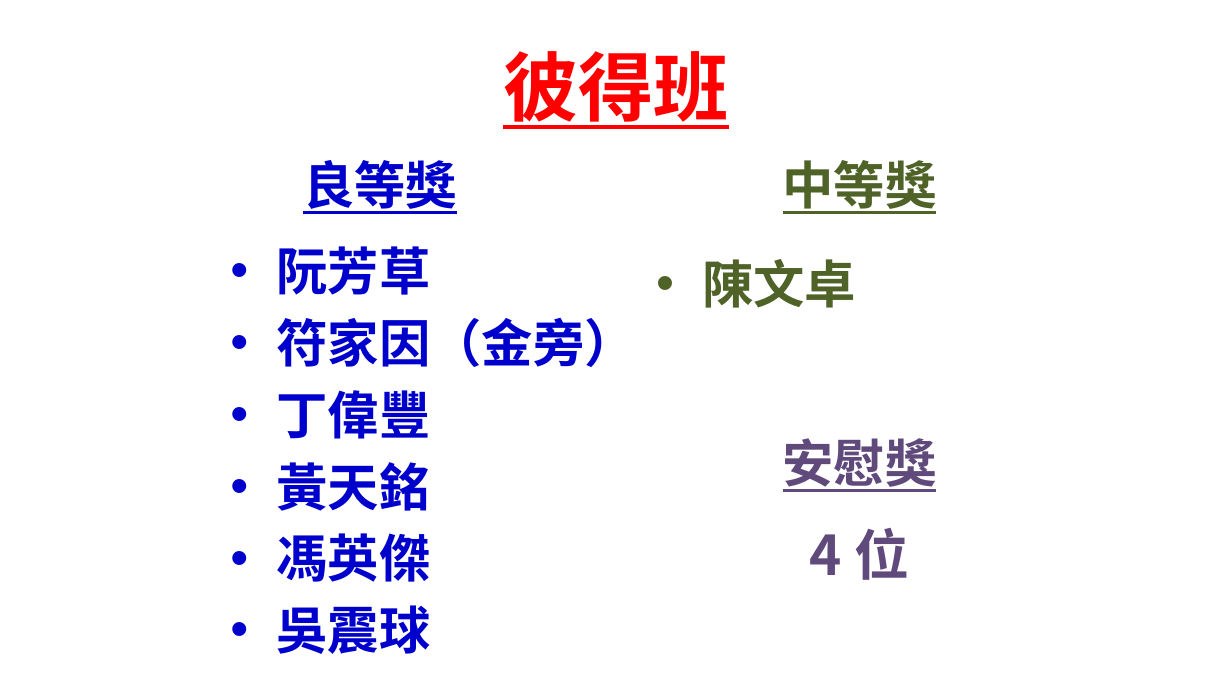
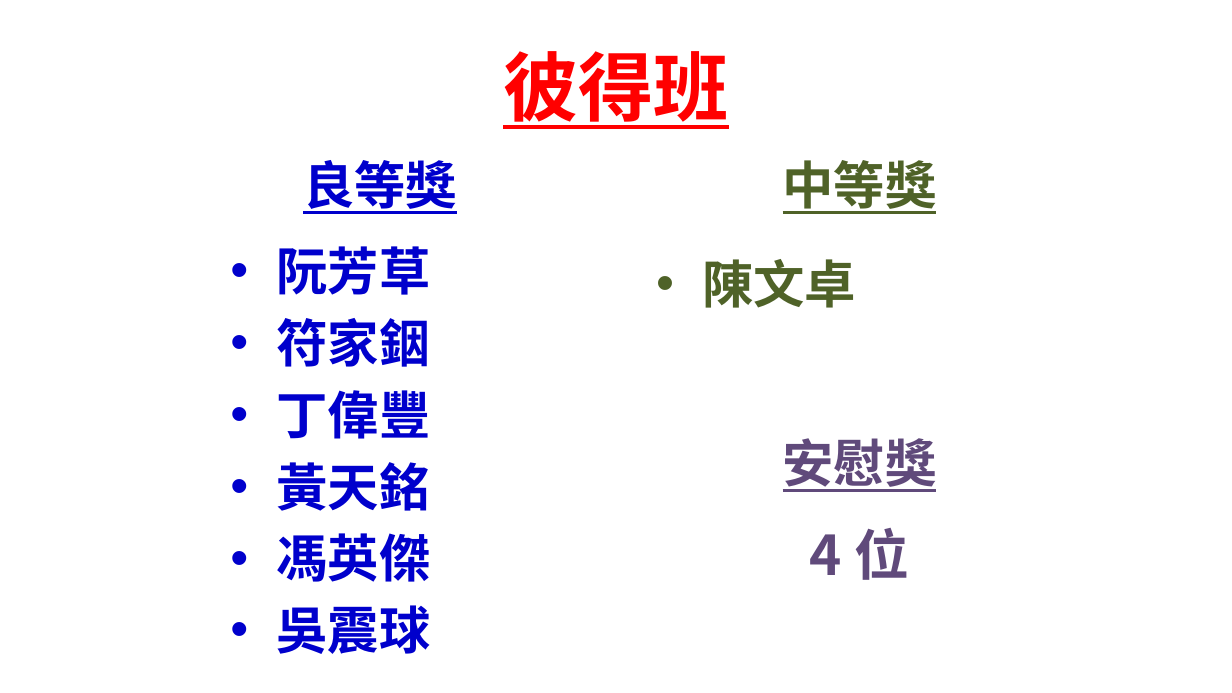
Before and after one commit to batisuoc/bible-school, a slide deck: slide 7 of 2022年主日學結業禮頒獎.pptx (slide 2 before the commit). Drawn at 1232x693 pixels with LibreOffice and Linux fonts; fonts in the diff are those of the drawing; background and template pictures are left out. Boxes give left, top, right and bottom in pixels: in the first picture for what was removed or moved away, otherwise in the second. Text is boxed around its words. In the diff, an @@ line names an element or a change of style, - is before the commit and + after.

```diff
--- a/2022年主日學結業禮頒獎.pptx
+++ b/2022年主日學結業禮頒獎.pptx
@@ text at [277,318,431,367]: text changed @@
-• 符家因（金旁）
+• 符家銦
```
Also in this commit, not shown: 3 other slides changed, 9 slides added.
